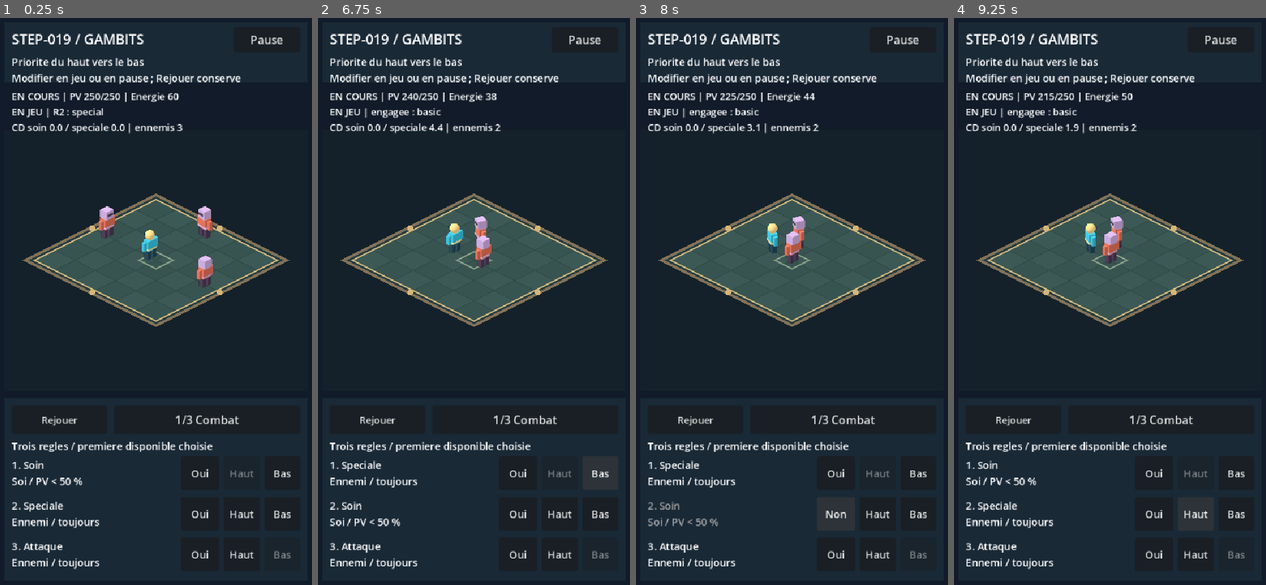
Above: before the commit, frames 1-4 (left to right).
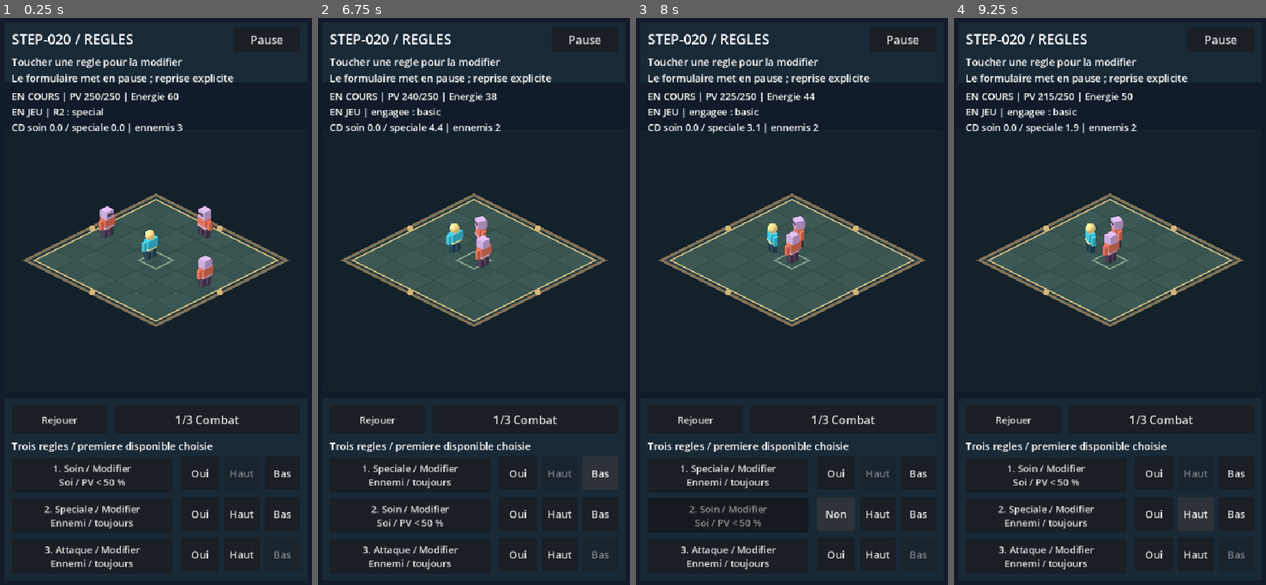
Above: after the commit, the same moments.

Repository: RobinArcangioli/gambit-arena
Game: Godot game, scene res://scenes/main.tscn
Two runs of this game, one before a commit and one after it. Both use one fixed random seed, a clock stepped at 60 frames per second and the inputs below.
Inputs:
- Up to frame 1 (0.25 s): no input
- Up to frame 2 (6.75 s): click "Pause" at 0.5 s; click "Reprendre" at 1.25 s; click "1/3 Combat" at 2 s; click "2/3 Soin" at 2.75 s; click "3/3 Groupe 20" at 3.5 s; click "Rejouer" at 4.25 s; click "Oui" at 5 s; click "Non" at 5.75 s; click "Bas" at 6.5 s
- Up to frame 3 (8 s): click "Oui" at 7.25 s
- Up to frame 4 (9.25 s): click "Non" at 8 s; click "Haut" at 8.75 s

The runs differ from the first frame. In frame 1, 3.5% of the frame differs, in the area x 3-78%, y 2-98%; in frame 2, 3.4%; in frame 3, 3.4%; in frame 4, 3.5%.

Commit message:
feat: [STEP-020] editer et valider les champs des gambits

Diff:
--- /dev/null
+++ b/scenes/gambits/gambit_fields_lab.tscn
@@ -0,0 +1,7 @@
+[gd_scene load_steps=3 format=3]
+
+[ext_resource type="PackedScene" path="res://scenes/arena/arena.tscn" id="1"]
+[ext_resource type="Script" path="res://scripts/gambits/gambit_fields_lab.gd" id="2"]
+
+[node name="GambitFieldsLab" instance=ExtResource("1")]
+script = ExtResource("2")
--- a/scenes/main.tscn
+++ b/scenes/main.tscn
@@ -1,7 +1,7 @@
 [gd_scene load_steps=2 format=3 uid="uid://do6vxhog253vu"]
 
-[ext_resource type="PackedScene" path="res://scenes/gambits/gambit_editor_lab.tscn" id="1_lab"]
+[ext_resource type="PackedScene" path="res://scenes/gambits/gambit_fields_lab.tscn" id="1_lab"]
 
 [node name="Main" type="Node2D" unique_id=1193079028]
 
-[node name="GambitEditorLab" parent="." instance=ExtResource("1_lab")]
+[node name="GambitFieldsLab" parent="." instance=ExtResource("1_lab")]
--- /dev/null
+++ b/scenes/tests/gambit_fields_tests.tscn
@@ -0,0 +1,6 @@
+[gd_scene load_steps=2 format=3]
+
+[ext_resource type="Script" path="res://tests/test_gambit_fields.gd" id="1"]
+
+[node name="GambitFieldsTests" type="Node"]
+script = ExtResource("1")
--- a/scripts/gambits/gambit_editor.gd
+++ b/scripts/gambits/gambit_editor.gd
@@ -13,6 +13,39 @@
 	for rule in _rules:
 		result.append(rule.duplicate() as Rule)
 	return result
+
+static func validate_fields(fields: Dictionary) -> String:
+	if fields.size() != 4 or not fields.has_all(["target", "condition", "threshold", "skill"]):
+		return "Les quatre champs sont requis."
+	if typeof(fields["target"]) != TYPE_STRING or fields["target"] not in ["self", "enemy"]:
+		return "Cible inconnue."
+	if typeof(fields["condition"]) != TYPE_STRING or fields["condition"] not in ["always", "hp_below"]:
+		return "Condition inconnue."
+	if typeof(fields["threshold"]) != TYPE_INT or fields["threshold"] < 0 or fields["threshold"] > 100:
+		return "Le seuil doit etre un entier de 0 a 100."
+	if typeof(fields["skill"]) != TYPE_STRING or fields["skill"] not in ["basic", "heal", "special"]:
+		return "Action inconnue."
+	if fields["skill"] == "heal" and fields["target"] != "self":
+		return "Soin demande la cible Soi."
+	if fields["skill"] != "heal" and fields["target"] != "enemy":
+		return "Attaque et Speciale demandent Ennemi."
+	return ""
+
+func update_fields(index: int, fields: Dictionary) -> bool:
+	if index < 0 or index >= _rules.size() or not validate_fields(fields).is_empty():
+		return false
+	var previous: Rule = _rules[index]
+	if previous.target == fields["target"] and previous.condition == fields["condition"] and previous.threshold == fields["threshold"] and previous.skill == fields["skill"]:
+		return true
+	var replacement := Rule.new()
+	replacement.enabled = previous.enabled
+	replacement.target = fields["target"]
+	replacement.condition = fields["condition"]
+	replacement.threshold = fields["threshold"]
+	replacement.skill = fields["skill"]
+	_rules[index] = replacement
+	changed.emit()
+	return true
 
 func toggle(index: int) -> bool:
 	if index < 0 or index >= _rules.size():
--- a/scripts/gambits/gambit_editor_lab.gd
+++ b/scripts/gambits/gambit_editor_lab.gd
@@ -98,11 +98,10 @@
 	var rules = editor.snapshot()
 	for index in range(3):
 		var rule = rules[index]
-		var caption: String = "Attaque\nEnnemi / toujours"
-		if rule.skill == "heal":
-			caption = "Soin\nSoi / PV < 50 %"
-		elif rule.skill == "special":
-			caption = "Speciale\nEnnemi / toujours"
+		var skill_text: String = "Soin" if rule.skill == "heal" else "Speciale" if rule.skill == "special" else "Attaque"
+		var target_text: String = "Soi" if rule.target == "self" else "Ennemi"
+		var condition_text: String = "toujours" if rule.condition == "always" else "PV < %d %%" % rule.threshold
+		var caption: String = "%s\n%s / %s" % [skill_text, target_text, condition_text]
 		row_labels[index].text = "%d. %s" % [index + 1, caption]
 		row_labels[index].modulate = Color.WHITE if rule.enabled else Color(0.65, 0.65, 0.65)
 		toggle_buttons[index].text = "Oui" if rule.enabled else "Non"
--- /dev/null
+++ b/scripts/gambits/gambit_fields_lab.gd
@@ -0,0 +1,207 @@
+extends "res://scripts/gambits/gambit_editor_lab.gd"
+## Modal draft. Opening pauses; closing never silently resumes the game.
+var edit_buttons: Array[Button] = []
+var overlay: ColorRect
+var panel: ColorRect
+var form_title: Label
+var target_button: Button
+var condition_button: Button
+var skill_button: Button
+var threshold_label: Label
+var threshold_buttons: Array[Button] = []
+var explanation_label: Label
+var apply_button: Button
+var cancel_button: Button
+var editing_index: int = -1
+var draft: Dictionary = {}
+
+func _ready() -> void:
+	super._ready()
+	$HUD/Title.text = "STEP-020 / REGLES"
+	$HUD/Description.text = "Toucher une regle pour la modifier\nLe formulaire met en pause ; reprise explicite"
+	for index in range(3):
+		row_labels[index].hide()
+		var button := _button("", _open_editor.bind(index))
+		button.add_theme_font_size_override("font_size", 16)
+		edit_buttons.append(button)
+	overlay = ColorRect.new()
+	overlay.color = Color(0, 0, 0, 0.8)
+	overlay.mouse_filter = Control.MOUSE_FILTER_STOP
+	add_child(overlay)
+	panel = ColorRect.new()
+	panel.color = Color("1a2936")
+	overlay.add_child(panel)
+	form_title = _form_label(23)
+	target_button = _form_button(_cycle_target)
+	condition_button = _form_button(_cycle_condition)
+	skill_button = _form_button(_cycle_skill)
+	threshold_label = _form_label(18)
+	for amount in [-5, -1, 1, 5]:
+		var button := _form_button(_adjust_threshold.bind(amount))
+		button.text = "%+d" % amount
+		threshold_buttons.append(button)
+	explanation_label = _form_label(17)
+	explanation_label.autowrap_mode = TextServer.AUTOWRAP_WORD_SMART
+	apply_button = _form_button(_save_editor)
+	apply_button.text = "Appliquer"
+	cancel_button = _form_button(_cancel_editor)
+	cancel_button.text = "Annuler"
+	overlay.hide()
+	_update_layout()
+	_refresh_rows()
+
+func _form_label(font_size: int) -> Label:
+	var label := Label.new()
+	label.add_theme_font_size_override("font_size", font_size)
+	label.mouse_filter = Control.MOUSE_FILTER_IGNORE
+	panel.add_child(label)
+	return label
+
+func _form_button(callback: Callable) -> Button:
+	var button := Button.new()
+	button.focus_mode = Control.FOCUS_NONE
+	button.add_theme_font_size_override("font_size", 19)
+	button.pressed.connect(callback)
+	panel.add_child(button)
+	return button
+
+func _update_layout() -> void:
+	super._update_layout()
+	for index in range(edit_buttons.size()):
+		edit_buttons[index].position = row_labels[index].position
+		edit_buttons[index].size = row_labels[index].size
+	if not is_instance_valid(cancel_button):
+		return
+	overlay.position = Vector2.ZERO
+	overlay.size = get_viewport_rect().size
+	panel.size = Vector2(safe_rect.size.x - 32, 576)
+	panel.position = safe_rect.position + Vector2(16, maxf(16, (safe_rect.size.y - 576) * 0.5))
+	var width: float = panel.size.x - 32
+	form_title.position = Vector2(16, 16)
+	target_button.position = Vector2(16, 62)
+	target_button.size = Vector2(width, 56)
+	condition_button.position = Vector2(16, 130)
+	condition_button.size = Vector2(width, 56)
+	threshold_label.position = Vector2(16, 198)
+	var cell: float = (width - 24) / 4.0
+	for index in range(4):
+		threshold_buttons[index].position = Vector2(16 + index * (cell + 8), 230)
+		threshold_buttons[index].size = Vector2(cell, 52)
+	skill_button.position = Vector2(16, 298)
+	skill_button.size = Vector2(width, 56)
+	explanation_label.position = Vector2(16, 370)
+	explanation_label.size = Vector2(width, 112)
+	cancel_button.position = Vector2(16, 504)
+	cancel_button.size = Vector2((width - 12) * 0.5, 56)
+	apply_button.position = Vector2(28 + (width - 12) * 0.5, 504)
+	apply_button.size = Vector2((width - 12) * 0.5, 56)
+
+func _refresh_rows() -> void:
+	super._refresh_rows()
+	for index in range(edit_buttons.size()):
+		edit_buttons[index].text = row_labels[index].text.replace("\n", " / Modifier\n")
+		edit_buttons[index].modulate = row_labels[index].modulate
+
+func _open_editor(index: int) -> void:
+	if editing_index >= 0 or index < 0 or index >= 3:
+		return
+	var rule = editor.snapshot()[index]
+	draft = {"target": rule.target, "condition": rule.condition, "threshold": rule.threshold, "skill": rule.skill}
+	editing_index = index
+	paused = true
+	_update_buttons()
+	_present()
+	_refresh_form()
+	overlay.show()
+
+func _cycle_target() -> void:
+	if editing_index < 0:
+		return
+	draft["target"] = "enemy" if draft["target"] == "self" else "self"
+	_refresh_form()
+
+func _cycle_condition() -> void:
+	if editing_index < 0:
+		return
+	draft["condition"] = "hp_below" if draft["condition"] == "always" else "always"
+	_refresh_form()
+
+func _cycle_skill() -> void:
+	if editing_index < 0:
+		return
+	var choices: Array[String] = ["basic", "heal", "special"]
+	draft["skill"] = choices[(choices.find(draft["skill"]) + 1) % choices.size()]
+	_refresh_form()
+
+func _adjust_threshold(amount: int) -> void:
+	if editing_index < 0 or draft["condition"] != "hp_below":
+		return
+	draft["threshold"] = clampi(int(draft["threshold"]) + amount, 0, 100)
+	_refresh_form()
+
+func _refresh_form() -> void:
+	form_title.text = "Modifier la regle %d / PAUSE" % (editing_index + 1)
+	target_button.text = "Cible : " + ("Soi" if draft["target"] == "self" else "Ennemi")
+	condition_button.text = "Condition : " + ("Toujours" if draft["condition"] == "always" else "PV inferieurs au seuil")
+	skill_button.text = "Action : " + ("Soin" if draft["skill"] == "heal" else "Speciale" if draft["skill"] == "special" else "Attaque")
+	var threshold: int = draft["threshold"]
+	threshold_label.text = "Seuil : %d %% des PV de la cible" % threshold
+	var deltas: Array[int] = [-5, -1, 1, 5]
+	for index in range(4):
+		threshold_buttons[index].disabled = draft["condition"] == "always" or (threshold == 0 and deltas[index] < 0) or (threshold == 100 and deltas[index] > 0)
+	var error_text: String = Editor.validate_fields(draft)
+	apply_button.disabled = not error_text.is_empty()
+	explanation_label.modulate = Color.WHITE if error_text.is_empty() else Color("ffbc99")
+	if not error_text.is_empty():
+		explanation_label.text = error_text + "\nChanger la cible ou l'action. Rien n'est applique."
+	elif draft["condition"] == "always":
+		explanation_label.text = "Toujours : seuil ignore. Soin ne soigne pas une cible deja pleine.\nAppliquer garde la pause."
+	else:
+		explanation_label.text = "PV de la cible strictement < %d %%.\n0 %% : jamais ; 100 %% : cible blessee.\nAppliquer garde la pause." % threshold
+
+func _save_editor() -> void:
+	if editing_index < 0:
+		return
+	if editor.update_fields(editing_index, draft):
+		_close_editor()
+	else:
+		_refresh_form()
+
+func _cancel_editor() -> void:
+	if editing_index >= 0:
+		_close_editor()
+
+func _close_editor() -> void:
+	editing_index = -1
+	draft.clear()
+	overlay.hide()
+	_update_buttons()
+	_present()
+
+func _toggle_pause() -> void:
+	if editing_index < 0:
+		super._toggle_pause()
+
+func _toggle_rule(index: int) -> void:
+	if editing_index < 0:
+		super._toggle_rule(index)
+
+func _move_rule(index: int, direction: int) -> void:
+	if editing_index < 0:
+		super._move_rule(index, direction)
+
+func _reset() -> void:
+	if editing_index < 0:
+		super._reset()
+
+func _next_placement() -> void:
+	if editing_index < 0:
+		super._next_placement()
+
+func _unhandled_key_input(event: InputEvent) -> void:
+	if editing_index >= 0:
+		if event is InputEventKey and event.pressed and not event.echo and event.keycode == KEY_ESCAPE:
+			_cancel_editor()
+		get_viewport().set_input_as_handled()
+	else:
+		super._unhandled_key_input(event)
--- /dev/null
+++ b/tests/test_gambit_fields.gd
@@ -0,0 +1,213 @@
+extends Node
+const Editor = preload("res://scripts/gambits/gambit_editor.gd")
+const Evaluator = preload("res://scripts/gambits/gambit_evaluator.gd")
+const Snapshot = preload("res://scripts/gambits/gambit_snapshot.gd")
+const Actor = preload("res://scripts/hybrid/proxy_actor.gd")
+const Lab = preload("res://scenes/gambits/gambit_fields_lab.tscn")
+var checks: int = 0
+var failures: int = 0
+var notifications: int = 0
+
+func check(ok: bool, message: String) -> void:
+	checks += 1
+	if not ok:
+		failures += 1
+		push_error("GambitFields: " + message)
+
+func on_change() -> void:
+	notifications += 1
+
+func signature(rules: Array) -> Array:
+	var result: Array = []
+	for rule in rules:
+		result.append([rule.enabled, rule.target, rule.condition, rule.threshold, rule.skill])
+	return result
+
+func gameplay(lab: Node) -> Array:
+	var sim = lab.simulation
+	var result: Array = [sim.elapsed, sim.hits, sim.controller.launched, sim.controller.evaluations]
+	var actors: Array = [sim.hero]
+	actors.append_array(sim.enemies)
+	for actor in actors:
+		result.append([actor.position, actor.state.health, actor.gait, actor.action.action_id, actor.action.elapsed, actor.action.energy, actor.action.spent, actor.action.remaining(&"heal"), actor.action.remaining(&"special")])
+	return result
+
+func fields(target: String, condition: String, threshold: int, skill: String) -> Dictionary:
+	return {"target": target, "condition": condition, "threshold": threshold, "skill": skill}
+
+func _ready() -> void:
+	var model := Editor.new()
+	model.changed.connect(on_change)
+	var original: Array = signature(model.snapshot())
+	var malformed: Array[Dictionary] = [{}, {"target": "self"}]
+	for value in [-1, 101, 50.0, "50", true, null, NAN, INF]:
+		var candidate: Dictionary = fields("self", "hp_below", 50, "heal")
+		candidate["threshold"] = value
+		malformed.append(candidate)
+	for pair in [["target", "ally"], ["target", 0], ["condition", "unknown"], ["condition", false], ["skill", "paid_test"], ["skill", null]]:
+		var candidate: Dictionary = fields("self", "hp_below", 50, "heal")
+		candidate[pair[0]] = pair[1]
+		malformed.append(candidate)
+	var extra: Dictionary = fields("self", "hp_below", 50, "heal")
+	extra["enabled"] = false
+	malformed.append(extra)
+	for invalid in malformed:
+		check(not Editor.validate_fields(invalid).is_empty() and not model.update_fields(0, invalid), "invalid payload refused atomically")
+	check(notifications == 0 and signature(model.snapshot()) == original, "invalid edits have no mutation or notification")
+	check(not model.update_fields(-1, fields("self", "always", 0, "heal")) and not model.update_fields(3, fields("self", "always", 0, "heal")), "invalid row refused")
+	for target in ["self", "enemy"]:
+		for condition in ["always", "hp_below"]:
+			for skill in ["heal", "basic", "special"]:
+				for threshold in [0, 1, 50, 99, 100]:
+					var candidate: Dictionary = fields(target, condition, threshold, skill)
+					var expected: bool = (target == "self" and skill == "heal") or (target == "enemy" and skill != "heal")
+					check(Editor.validate_fields(candidate).is_empty() == expected, "compatibility and threshold boundaries")
+	model.toggle(0)
+	var replacement: Dictionary = fields("enemy", "hp_below", 25, "special")
+	check(model.update_fields(0, replacement) and notifications == 2, "accepted replacement emits exactly once")
+	check(not model.snapshot()[0].enabled and signature(model.snapshot())[1] == original[1] and signature(model.snapshot())[2] == original[2], "enabled flag, other rows and order preserved")
+	check(model.update_fields(0, replacement) and notifications == 2, "unchanged save emits nothing")
+	replacement["threshold"] = 99
+	check(model.snapshot()[0].threshold == 25, "caller dictionary cannot mutate stored rule")
+	model.move(0, 1)
+	check(model.snapshot()[1].threshold == 25 and not model.snapshot()[1].enabled, "edited fields follow reorder")
+	# Evaluator boundary: condition is on selected target, strict and unrounded.
+	var view := Snapshot.new()
+	view.source = {"id": 1, "health": 100, "max_health": 100, "position": Vector2.ZERO}
+	view.enemies.append({"id": 2, "health": 50, "max_health": 100, "position": Vector2(0.9, 0)})
+	var selective := Editor.new()
+	selective.toggle(1)
+	selective.toggle(2)
+	selective.update_fields(0, fields("enemy", "hp_below", 50, "basic"))
+	check(Evaluator.evaluate(selective.snapshot(), view)["kind"] == "none", "exact 50 percent does not satisfy below 50")
+	view.enemies[0]["health"] = 49
+	check(Evaluator.evaluate(selective.snapshot(), view)["target_id"] == 2, "enemy health, not hero health, matches threshold")
+	selective.update_fields(0, fields("enemy", "hp_below", 0, "basic"))
+	check(Evaluator.evaluate(selective.snapshot(), view)["kind"] == "none", "zero threshold never matches living target")
+	selective.update_fields(0, fields("enemy", "hp_below", 100, "basic"))
+	check(Evaluator.evaluate(selective.snapshot(), view)["target_id"] == 2, "100 threshold matches injured target")
+	view.enemies[0]["health"] = 100
+	check(Evaluator.evaluate(selective.snapshot(), view)["kind"] == "none", "100 threshold excludes full health")
+	selective.update_fields(0, fields("enemy", "always", 0, "basic"))
+	check(Evaluator.evaluate(selective.snapshot(), view)["target_id"] == 2, "always ignores threshold")
+	selective.update_fields(0, fields("self", "always", 100, "heal"))
+	check(Evaluator.evaluate(selective.snapshot(), view)["kind"] == "none", "always heal still rejects full health")
+	view.source["health"] = 99
+	check(Evaluator.evaluate(selective.snapshot(), view)["skill"] == "heal", "edited self heal works")
+	var lab = Lab.instantiate()
+	add_child(lab)
+	lab.set_physics_process(false)
+	await get_tree().process_frame
+	lab.paused = false
+	lab._update_buttons()
+	original = signature(lab.editor.snapshot())
+	var frozen: Array = gameplay(lab)
+	lab.edit_buttons[0].pressed.emit()
+	check(lab.paused and lab.overlay.visible and lab.editing_index == 0, "row opens modal and pauses")
+	lab.target_button.pressed.emit()
+	check(lab.apply_button.disabled and not lab.explanation_label.text.is_empty(), "incompatible target displays error and disables apply")
+	lab._save_editor()
+	lab._toggle_pause()
+	lab._reset()
+	lab._next_placement()
+	lab._move_rule(0, 1)
+	lab._toggle_rule(0)
+	lab._physics_process(10.0)
+	check(gameplay(lab) == frozen and signature(lab.editor.snapshot()) == original and lab.editing_index == 0, "modal blocks background mutations and invalid save")
+	lab.cancel_button.pressed.emit()
+	check(lab.paused and not lab.overlay.visible and lab.draft.is_empty() and signature(lab.editor.snapshot()) == original, "cancel discards draft and keeps pause")
+	lab.edit_buttons[0].pressed.emit()
+	lab.condition_button.pressed.emit()
+	lab._adjust_threshold(5)
+	check(lab.draft["threshold"] == 50 and lab.threshold_buttons[0].disabled, "always disables threshold edits without losing value")
+	lab.target_button.pressed.emit()
+	lab.skill_button.pressed.emit()
+	check(not lab.apply_button.disabled, "changing both target and action creates valid draft")
+	check(signature(lab.editor.snapshot()) == original, "valid draft still has no effect before apply")
+	notifications = 0
+	lab.editor.changed.connect(on_change)
+	lab.apply_button.pressed.emit()
+	check(notifications == 1 and lab.paused and lab.editing_index == -1 and lab.editor.snapshot()[0].skill == "special" and lab.editor.snapshot()[0].condition == "always", "apply publishes all fields once and stays paused")
+	check(signature(lab.editor.snapshot()) == signature(lab.simulation.controller.rules), "controller receives validated copy")
+	check(lab.edit_buttons[0].text.contains("Speciale") and lab.edit_buttons[0].text.contains("toujours"), "summary reflects actual fields")
+	lab.edit_buttons[1].pressed.emit()
+	lab.condition_button.pressed.emit()
+	for repeat in range(30):
+		lab._adjust_threshold(-5)
+	check(lab.draft["threshold"] == 0 and lab.threshold_buttons[0].disabled, "touch controls clamp lower bound")
+	for repeat in range(30):
+		lab._adjust_threshold(5)
+	lab._adjust_threshold(-1)
+	check(lab.draft["threshold"] == 99, "touch supports single percent steps")
+	lab._adjust_threshold(1)
+	check(lab.draft["threshold"] == 100 and lab.threshold_buttons[3].disabled, "touch controls clamp upper bound")
+	lab.apply_button.pressed.emit()
+	check(lab.editor.snapshot()[1].threshold == 100 and lab.edit_buttons[1].text.contains("100"), "threshold committed and displayed")
+	# At full hero health, row zero (special/always) supplies an approach intent.
+	lab._toggle_pause()
+	lab.simulation.controller.plan(0.02, lab.simulation.hero, lab.simulation.enemies, lab.simulation.clock)
+	var pending: Dictionary = lab.simulation.controller.decision
+	check(pending.get("skill") == "special", "pending intention before modal edit")
+	lab.edit_buttons[0].pressed.emit()
+	lab.apply_button.pressed.emit()
+	check(lab.simulation.controller.decision == pending, "unchanged save preserves pending intention")
+	lab.edit_buttons[0].pressed.emit()
+	lab.condition_button.pressed.emit()
+	lab._adjust_threshold(-5)
+	lab.cancel_button.pressed.emit()
+	check(lab.simulation.controller.decision == pending, "cancel preserves pending intention")
+	lab.edit_buttons[0].pressed.emit()
+	lab.condition_button.pressed.emit()
+	lab.apply_button.pressed.emit()
+	check(lab.simulation.controller.decision.is_empty() and lab.simulation.hero.mover.target == null, "changed fields invalidate pending action and movement")
+	# Restore a low-health self heal through the public transaction for action test.
+	lab.editor.update_fields(0, fields("self", "hp_below", 50, "heal"))
+	lab._toggle_pause()
+	lab._next_placement()
+	lab._physics_process(0.02)
+	check(lab.simulation.hero.action.last_skill == &"heal" and lab.simulation.hero.action.active, "injured scenario engages heal")
+	var action_id: int = lab.simulation.hero.action.action_id
+	lab.edit_buttons[0].pressed.emit()
+	frozen = gameplay(lab)
+	lab._adjust_threshold(-5)
+	lab.apply_button.pressed.emit()
+	check(gameplay(lab) == frozen and lab.simulation.hero.action.action_id == action_id and lab.simulation.hero.action.active, "field edit preserves already engaged action and costs")
+	lab._toggle_pause()
+	for tick in range(37):
+		lab._physics_process(1.0 / 60.0)
+	check(lab.simulation.hero.action.applied_healing == 30 and lab.simulation.hero.action.spent == 20, "engaged heal resolves once after edit")
+	lab.edit_buttons[2].pressed.emit()
+	lab._notification(NOTIFICATION_APPLICATION_FOCUS_OUT)
+	frozen = gameplay(lab)
+	lab._physics_process(10.0)
+	lab._notification(NOTIFICATION_APPLICATION_RESUMED)
+	check(lab.paused and lab.overlay.visible and gameplay(lab) == frozen, "background retains draft and explicit pause")
+	lab.cancel_button.pressed.emit()
+	var saved: Array = signature(lab.editor.snapshot())
+	for repeat in range(10):
+		lab.edit_buttons[0].pressed.emit()
+		lab.cancel_button.pressed.emit()
+		lab._reset()
+		await get_tree().process_frame
+	var actors: Array = [lab.simulation.hero]
+	actors.append_array(lab.simulation.enemies)
+	var count: int = 0
+	var only_current: bool = true
+	for child in lab.simulation.world.get_children():
+		if child is Actor:
+			count += 1
+			only_current = only_current and child in actors
+	check(count == 4 and only_current and lab.edit_buttons.size() == 3, "ten modal/reset cycles without actor or row duplicates")
+	check(lab.paused and signature(lab.editor.snapshot()) == saved and signature(lab.simulation.controller.rules) == saved, "all edited fields persist across paused resets")
+	lab._toggle_pause()
+	lab._next_placement()
+	check(signature(lab.editor.snapshot()) == saved and signature(lab.simulation.controller.rules) == saved, "scenario changes preserve edited fields")
+	lab.queue_free()
+	await get_tree().process_frame
+	var summary_text: String = "STEP-020 / tests champs gambits\n%s : %d controles, %d echecs\nDetails dans Sortie / Debogueur.\nF8 pour arreter ; F5 pour le laboratoire." % ["OK" if failures == 0 else "ECHEC", checks, failures]
+	print(summary_text)
+	var label := Label.new()
+	label.position = Vector2(20, 30)
+	label.add_theme_font_size_override("font_size", 19)
+	label.text = summary_text
+	add_child(label)
Not shown, changed: export_presets.cfg
Not shown, added: scripts/gambits/gambit_fields_lab.gd.uid
Not shown, added: tests/test_gambit_fields.gd.uid
Not shown, changed: ARCHITECTURE.md
Not shown, changed: PROJECT_STATUS.md
Not shown, changed: ROADMAP.md
Not shown, changed: docs/android.md
Not shown, changed: docs/backup.md
Not shown, changed: docs/gambit-editor.md
Not shown, added: docs/gambit-fields.md
Not shown, changed: docs/steps/STEP-019.md
Not shown, added: docs/steps/STEP-020.md
